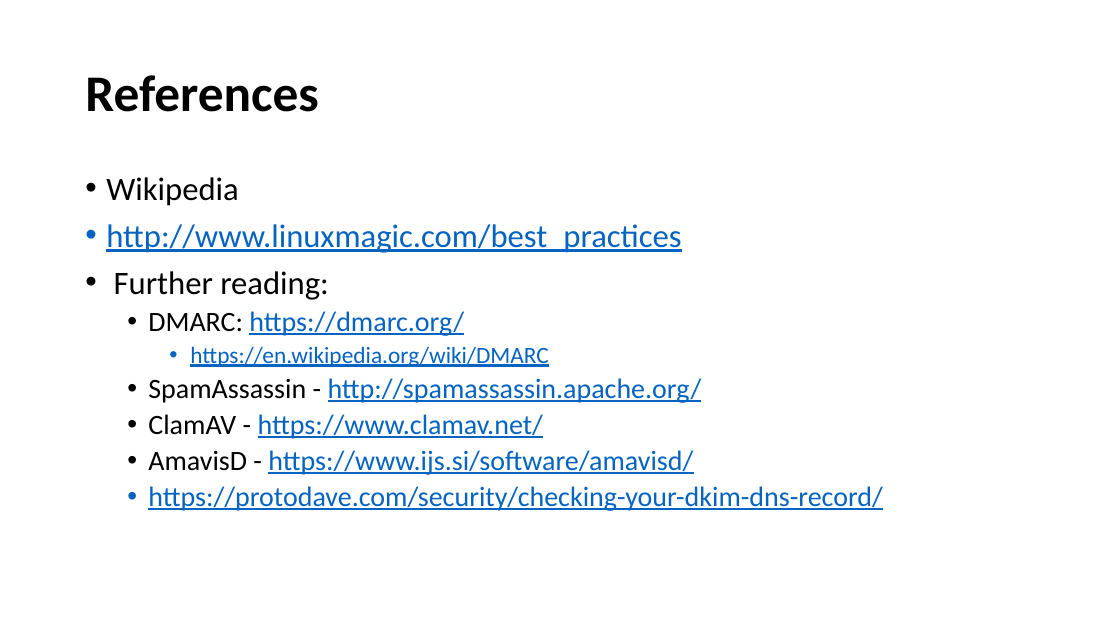
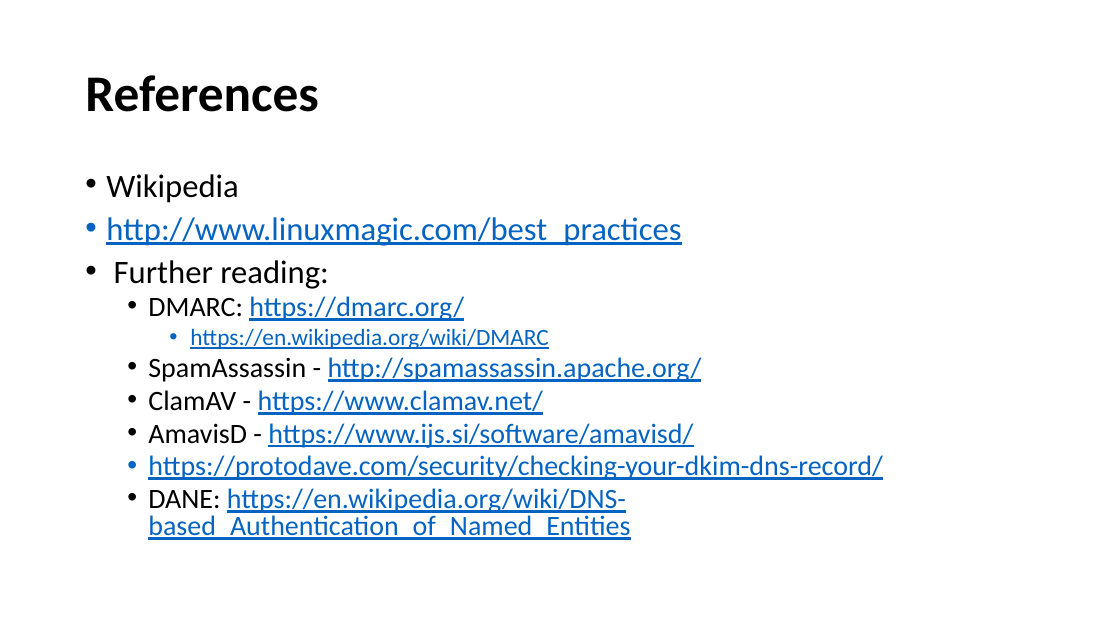
Before and after one commit to afnog/sse, a slide deck: slide 19 of postfix/emailbestpractices.pptx. Drawn at 1120x630 pixels with LibreOffice and Linux fonts; fonts in the diff are those of the drawing. Boxes give left, top, right and bottom in pixels: in the first picture for what was removed or moved away, otherwise in the second. Text is boxed around its words. In the diff, an @@ line names an element or a change of style, - is before the commit and + after.

```diff
--- a/postfix/emailbestpractices.pptx
+++ b/postfix/emailbestpractices.pptx
@@ text at [106,174,883,480]: line spacing 0.9 to 0.8 @@
@@ text at [148,488,630,540]: paragraph added @@
+  • DANE: https://en.wikipedia.org/wiki/DNS-based_Authentication_of_Named_Entities
```
Also in this commit, not shown: 1 other slide changed, 3 other files.
